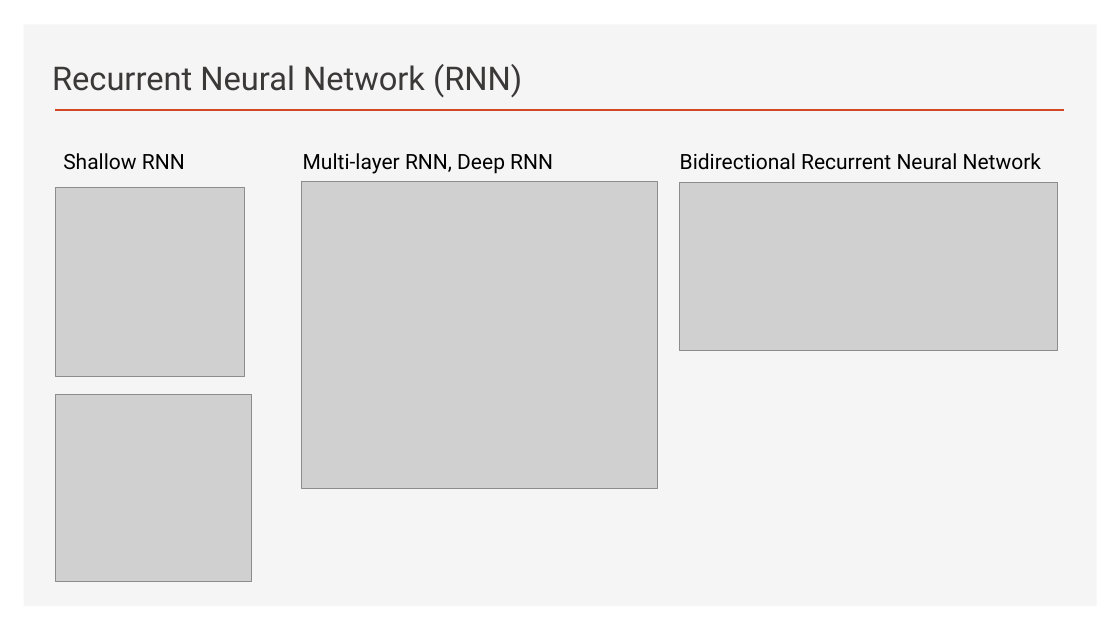
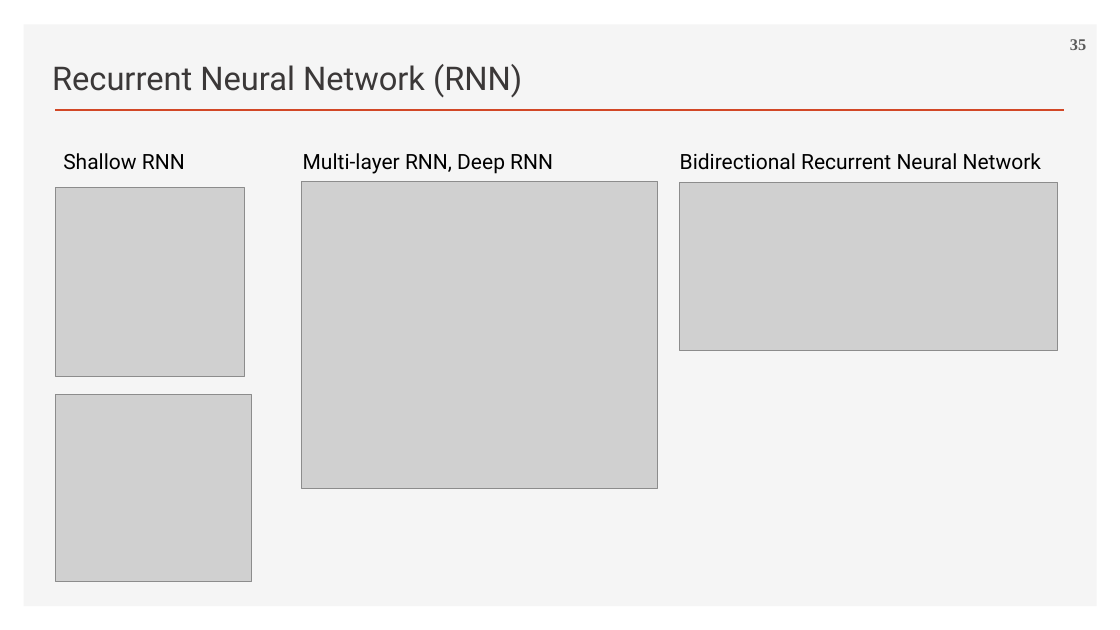
Before and after one commit to ancestor9/2026_Fall_Deep-Learning-with-Python, a slide deck: slide 35 of Chapter 13 Timeseries forecasting.pptx (slide 25 before the commit). Drawn at 1120x630 pixels with LibreOffice and Linux fonts; fonts in the diff are those of the drawing; grey boxes stand for pictures; background and template pictures are left out. Boxes give left, top, right and bottom in pixels: in the first picture for what was removed or moved away, otherwise in the second. Text is boxed around its words. In the diff, an @@ line names an element or a change of style, - is before the commit and + after.

```diff
--- a/Chapter 13 Timeseries forecasting.pptx
+++ b/Chapter 13 Timeseries forecasting.pptx
@@ page number added at (x1=1070, y1=39, x2=1086, y2=50), 14 pt, text #595959, bold @@
+35
```
Also in this commit, not shown: 17 other slides changed, 7 slides added.
